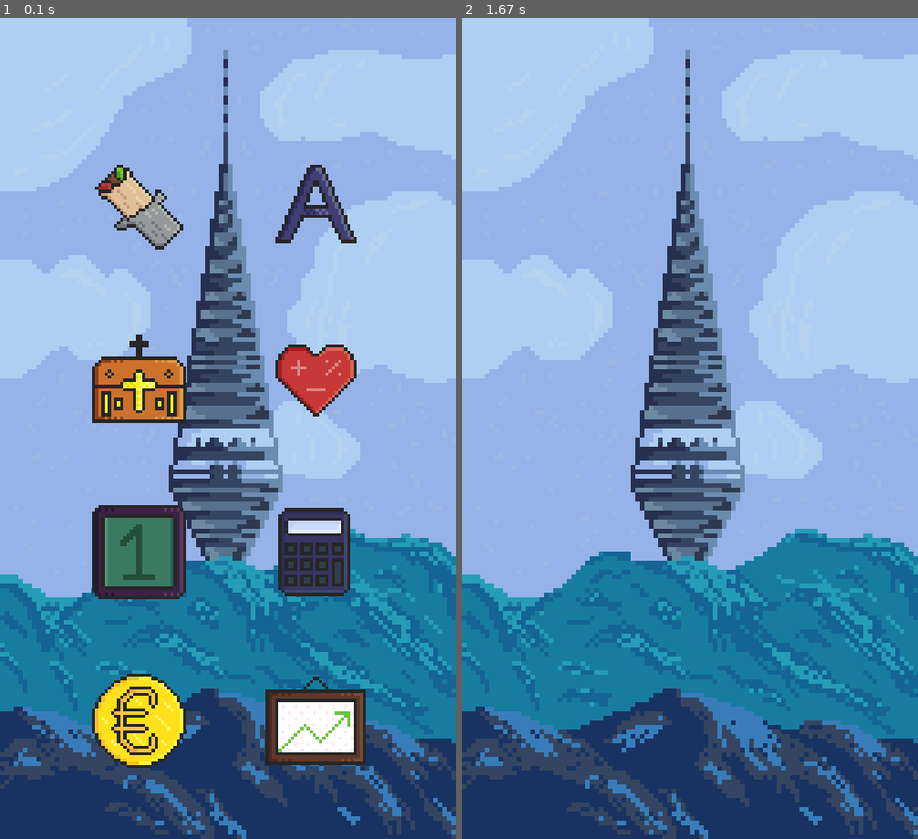
Above: before the commit, frames 1-2 (left to right).
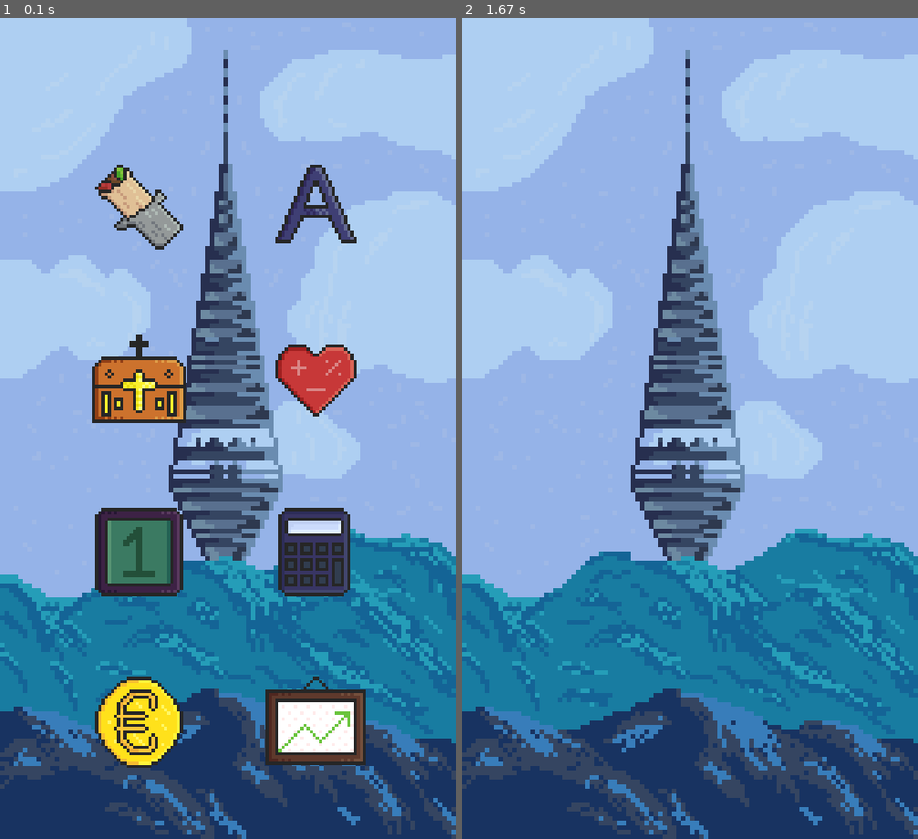
Above: after the commit, the same moments.

Repository: MichalRybecky/JAKP
Game: pygame game, started from main.py
Same seed, same stepped clock (60 frames per second), same inputs: the game is played once before the commit and once after it.
Inputs (mouse positions are in pixels of both pictures, inside the frame that each line leads up to):
- Up to frame 1 (0.1 s): no input
- Up to frame 2 (1.67 s): press the mouse at (598, 206) at 0.37 s; move the mouse to (653, 436) at 0.47 s; release the mouse at (703, 674) at 0.6 s

The runs differ from the first frame. In frame 1, 2.0% of the frame differs, in the area x 20-41%, y 59-91%; in frame 2, nothing differs.

Commit message:
Dalsie premenuvavanie filov, dalsie loadovanie novych

Diff:
--- a/utils/load_assets.py
+++ b/utils/load_assets.py
@@ -23,11 +23,11 @@
 CASE = pygame.transform.scale(CASE, (icon_size, icon_size))
 LIFE = pygame.image.load(os.path.join("assets", "life_is_life.png"))
 LIFE = pygame.transform.scale(LIFE, (icon_size, icon_size))
-MATHE = pygame.image.load(os.path.join("assets", "mathe.png"))
+MATHE = pygame.image.load(os.path.join("assets", "cis_sustavy_smol.png"))
 MATHE = pygame.transform.scale(MATHE, (icon_size, icon_size))
 CALCUL = pygame.image.load(os.path.join("assets", "mathe_calc_smol.png"))
 CALCUL = pygame.transform.scale(CALCUL, (icon_size, icon_size))
-MENY = pygame.image.load(os.path.join("assets", "meny.png"))
+MENY = pygame.image.load(os.path.join("assets", "meny_smol.png"))
 MENY = pygame.transform.scale(MENY, (icon_size, icon_size))
 SSDLS = pygame.image.load(os.path.join("assets", "ssdls_logo.jpg"))
 SSDLS = pygame.transform.scale(SSDLS, (icon_size, icon_size))
